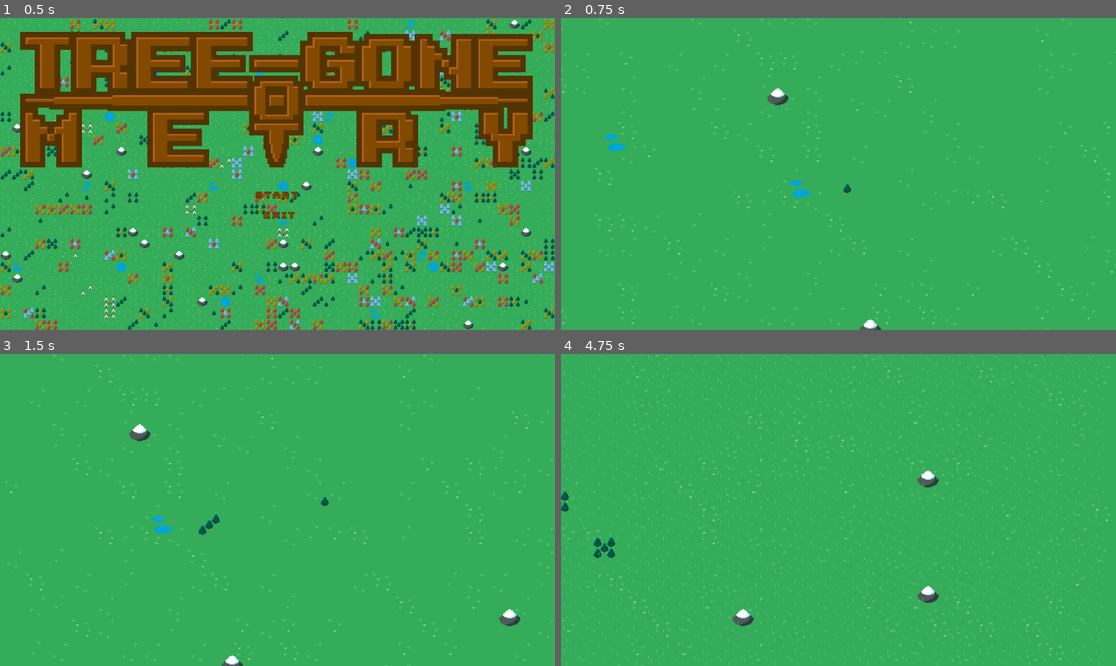
Above: before the commit, frames 1-4 (two rows, left to right).
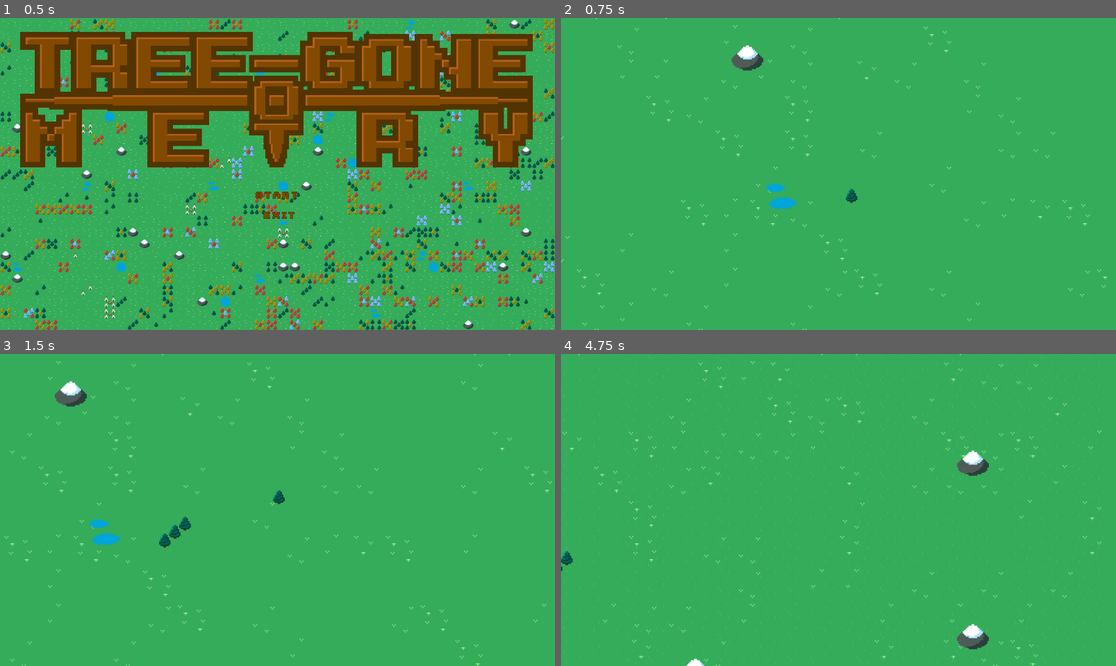
Above: after the commit, the same moments.

Repository: Nuxifer/Tree-gone-o-metry
Game: Godot game, scene res://scenes/main_scene.tscn
Two runs of this game, one before a commit and one after it. Both use one fixed random seed, a clock stepped at 60 frames per second and the inputs below.
Inputs (mouse positions are in pixels of both pictures, inside the frame that each line leads up to):
- Up to frame 1 (0.5 s): no input
- Up to frame 2 (0.75 s): click (838, 195) at 0.5 s
- Up to frame 3 (1.5 s): tap Enter at 1.25 s; move the mouse to (399, 494) at 1.27 s; press the mouse at (399, 494) at 1.28 s; hold Right (ui_right) from 1.28 s (still down)
- Up to frame 4 (4.75 s): move the mouse to (727, 525) at 2.02 s; release Right (ui_right) at 2.03 s; release the mouse at (727, 525) at 2.03 s; hold Down (ui_down) 2.03-2.78 s; click (727, 525) at 2.1 s; move the mouse to (894, 441) at 2.77 s; press the mouse at (894, 441) at 2.78 s; hold Right (ui_right) 2.78-3.53 s; move the mouse to (810, 572) at 3.52 s; release the mouse at (810, 572) at 3.53 s; hold Up (ui_up) 3.53-4.28 s; click (810, 572) at 3.6 s; move the mouse to (1005, 556) at 4.27 s; press the mouse at (1005, 556) at 4.28 s; hold Left (ui_left) from 4.28 s (still down)

Frame 1 is identical in both runs. In frame 2, 2.4% of the frame differs, in the area x 0-100%, y 0-100%; in frame 3, 2.7%; in frame 4, 3.9%, in the area x 0-99%, y 0-100%.

Commit message:
240820
- bugfix kring att settlements aldrig gick över lvl 1
- satt zoom level 3
- redo för upload!

Diff:
--- a/global.gd
+++ b/global.gd
@@ -17,8 +17,8 @@
 var placed_trees: Dictionary = {}
 var placed_settlements: Dictionary = {}
 
-var hut_spawn_chance: float = 0.04  # 4% chance to spawn a hut
-var tree_spawn_chance: float = 0.15  # 15% chance to spawn a tree
+var hut_spawn_chance: float = 0.05  # 4% chance to spawn a hut
+var tree_spawn_chance: float = 0.20  # 15% chance to spawn a tree
 
 # Called when the node enters the scene tree for the first time.
 func _ready():
--- a/scenes/game_scene.tscn
+++ b/scenes/game_scene.tscn
@@ -86,6 +86,7 @@
 [node name="Camera2D" type="Camera2D" parent="."]
 unique_name_in_owner = true
 position = Vector2(575, 326)
+zoom = Vector2(3, 3)
 limit_left = -2500
 limit_top = -2500
 limit_right = 2500
--- a/scenes/settlement.tscn
+++ b/scenes/settlement.tscn
@@ -47,7 +47,7 @@
 }]
 
 [sub_resource type="CircleShape2D" id="CircleShape2D_2br71"]
-radius = 43.0116
+radius = 47.0
 
 [node name="settlement" type="Area2D" groups=["settlements"]]
 script = ExtResource("1_uv368")
--- a/scripts/game_scene.gd
+++ b/scripts/game_scene.gd
@@ -57,6 +57,7 @@
 	if camera == null:
 		camera = $Camera2D
 	camera.make_current()
+	camera.set_zoom(Vector2(3,3))
 	Global.spawn_tree.connect(place_tree)
 	Global.spawn_settlement.connect(place_settlement)
 	Global.remove_tree.connect(remove_tree)
--- a/scripts/settlement.gd
+++ b/scripts/settlement.gd
@@ -8,7 +8,17 @@
 @export var total_consumed: int = 0
 @export var city_health: int = 3
 
+# In the _init or _ready function of the settlement
+func _ready():
+	hut_level = 1  # Ensure hut_level is initialized to 1 or a positive value
+	consumption_rate = 2  # Set an initial consumption rate if needed
+	upgrade_threshold = 3  # Set the initial upgrade threshold
+	total_consumed = 0  # Initialize total_consumed to 0
+	max_hut_level = 5  # Set a maximum hut level
+
 func on_new_turn():
+	# Ensure hut_level never goes negative
+
 	absorb_levels_from_lake()
 	# Check if the hut consumes trees
 	var trees_consumed = consume_trees_in_radius()
@@ -16,10 +26,12 @@
 	if not trees_consumed:
 		city_health -= 1
 		hut_level -= 1
+
 		if city_health <= hut_level:
 			city_health = hut_level
 		if hut_level == 1:
 			city_health = 2
+		%Sprite2D.frame = hut_level-1
 		#print("No trees found near hut at ", global_position, " , remaining health is: ", city_health)
 		if city_health <= 0:
 			#print("Hut removed at ", global_position)
@@ -27,8 +39,11 @@
 	else:
 		# If trees were consumed, reset city health
 		city_health = 2
+	if hut_level < 1:
+		hut_level = 1
+		print("Warning: Hut level reset to 1 due to invalid value.")
 
-	%Sprite2D.frame = hut_level-1
+
 
 func absorb_levels_from_lake():
 	# Only allow absorption if the hut level is 3 or below
@@ -47,12 +62,16 @@
 
 			#print("Settlement at ", global_position, " absorbed ", absorbed_level, " levels from lake.")
 
-# Function to consume tree levels within a certain radius
+
 func consume_trees_in_radius() -> bool:
 	var tree_found = false
 	var total_absorbed_levels = 0
+	var points_gained = 0
 	var max_absorbable_levels = hut_level * 2  # Max levels that can be absorbed per turn
-	var points_gained = 0
+	var max_points_per_turn = hut_level * 2  # Max points towards hut level upgrade per turn
+
+	# Debugging: Initial state
+	#print("Starting consumption for settlement at level ", hut_level)
 
 	# Iterate through overlapping areas (assumed to be trees within a certain radius)
 	for tree in get_overlapping_areas():
@@ -61,45 +80,61 @@
 
 			# Calculate the levels to consume from the tree
 			var levels_to_consume = min(2, tree.tree_level)
-			tree.tree_level -= levels_to_consume
-			total_absorbed_levels += levels_to_consume
+			levels_to_consume = min(levels_to_consume, max_absorbable_levels - total_absorbed_levels)
 
-			# Calculate points for hut upgrade (1 point per 2 levels consumed)
-			points_gained += levels_to_consume / 2
+			# Ensure we don't consume a negative amount
+			if levels_to_consume > 0:
+				tree.tree_level -= levels_to_consume
+				total_absorbed_levels += levels_to_consume
 
-			# Check if the tree's level has reached 0
-			if tree.tree_level <= 0:
-				remove_tree(tree)
+				# Calculate points for hut upgrade (1 point per 2 levels consumed)
+				points_gained += levels_to_consume / 2
+
+				# Debugging: Tree and points information
+				#print("Tree Levels Consumed: ", levels_to_consume)
+				#print("Total Absorbed Levels: ", total_absorbed_levels)
+				#print("Points Gained This Turn: ", points_gained)
+
+				# Check if the tree's level has reached 0
+				if tree.tree_level <= 0:
+					#print("Removing tree at position ", tree.global_position)
+					remove_tree(tree)
+
+				# Stop consuming if we've reached the max absorbable levels
+				if total_absorbed_levels >= max_absorbable_levels:
+					break
+			else:
+				print("No levels to consume from tree at position ", tree.global_position)
 
 	# Cap the points gained according to hut level
-	points_gained = min(points_gained, hut_level * 2)
+	points_gained = min(points_gained, max_points_per_turn)
 
 	# Update total consumed points for hut upgrade
 	total_consumed += points_gained
 
-	# Perform hut upgrade if the threshold is reached
+	# Debugging: Final state
+	print("Total Consumed: ", total_consumed, " / Upgrade Threshold: ", upgrade_threshold)
+
+	# Check if the total consumed points meet or exceed the threshold for upgrading
 	if total_consumed >= upgrade_threshold and hut_level < max_hut_level:
 		upgrade_hut()
 
-	# Update settlement's health if any trees were consumed
-	if tree_found:
-		city_health = 2
+	return tree_found  # Return whether any trees were consumed
 
-	return tree_found  # Return whether any trees were consumed
 
 # Function to handle tree removal when its levels reach 0
 func remove_tree(tree):
 	#print("Tree at position ", tree.global_position, " has been removed.")
-	var tree_pos = Vector2i(tree.global_position / 16.0)
+	var tree_pos = Vector2i(tree.global_position / 24.0)
 	if Global.occupied_tiles.has(tree_pos):
 		Global.occupied_tiles.erase(tree_pos)
 	Global.placed_trees.erase(tree_pos)
 	Global.remove_tree.emit(tree)
-	tree.queue_free()  # Free the tree instance
 
 # Function to upgrade the hut level
 func upgrade_hut():
 	hut_level += 1
 	consumption_rate = hut_level * 2  # Increase consumption rate with each upgrade
 	upgrade_threshold += 3  # Increase the threshold for the next upgrade
-	#print("Hut upgraded to level ", hut_level)
+	print("Hut upgraded to level ", hut_level)
+	%Sprite2D.frame = hut_level-1
--- a/scripts/tree.gd
+++ b/scripts/tree.gd
@@ -13,7 +13,9 @@
 
 func on_new_turn():
 	# This function is called when a new turn occurs (i.e., when a new tree is placed)
-
+	if tree_level <= 0:
+		#print("Warning: Tree at position ", global_position, " has invalid level. Resetting to 1.")
+		tree_level = 1  # Reset to a valid level
 
 	if tree_level < max_tree_level:
 		tree_level += growth_factor
Not shown, removed: Treegoneometry.zip
Not shown, removed: Yggdrasil.console.exe
Not shown, changed: Yggdrasil.exe
Not shown, removed: Yggdrasil.pck
Not shown, removed: draft_240817.zip
